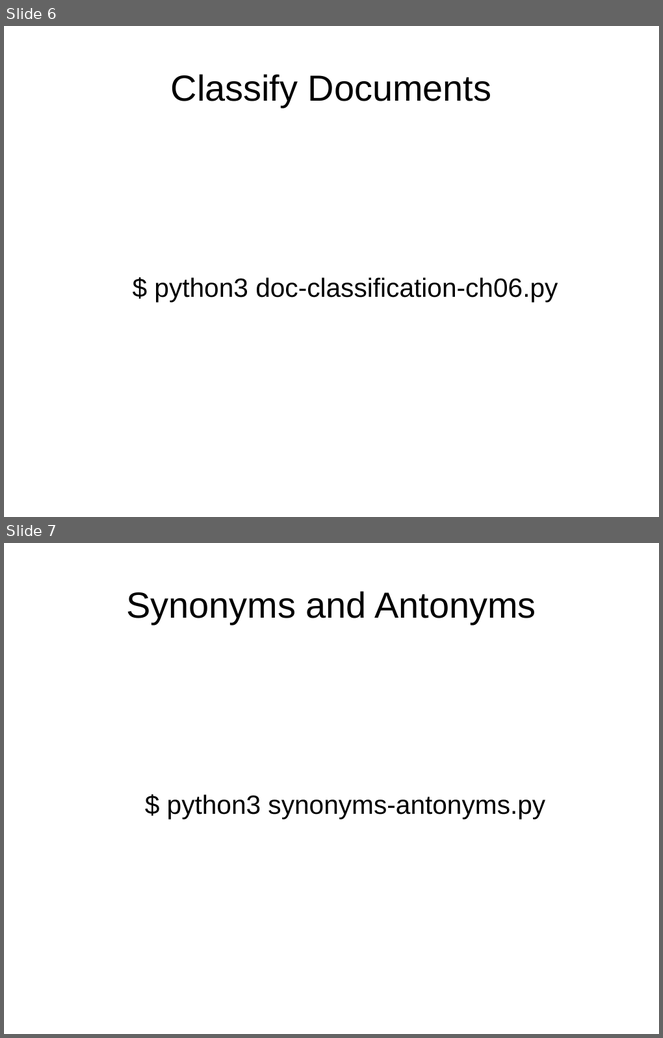
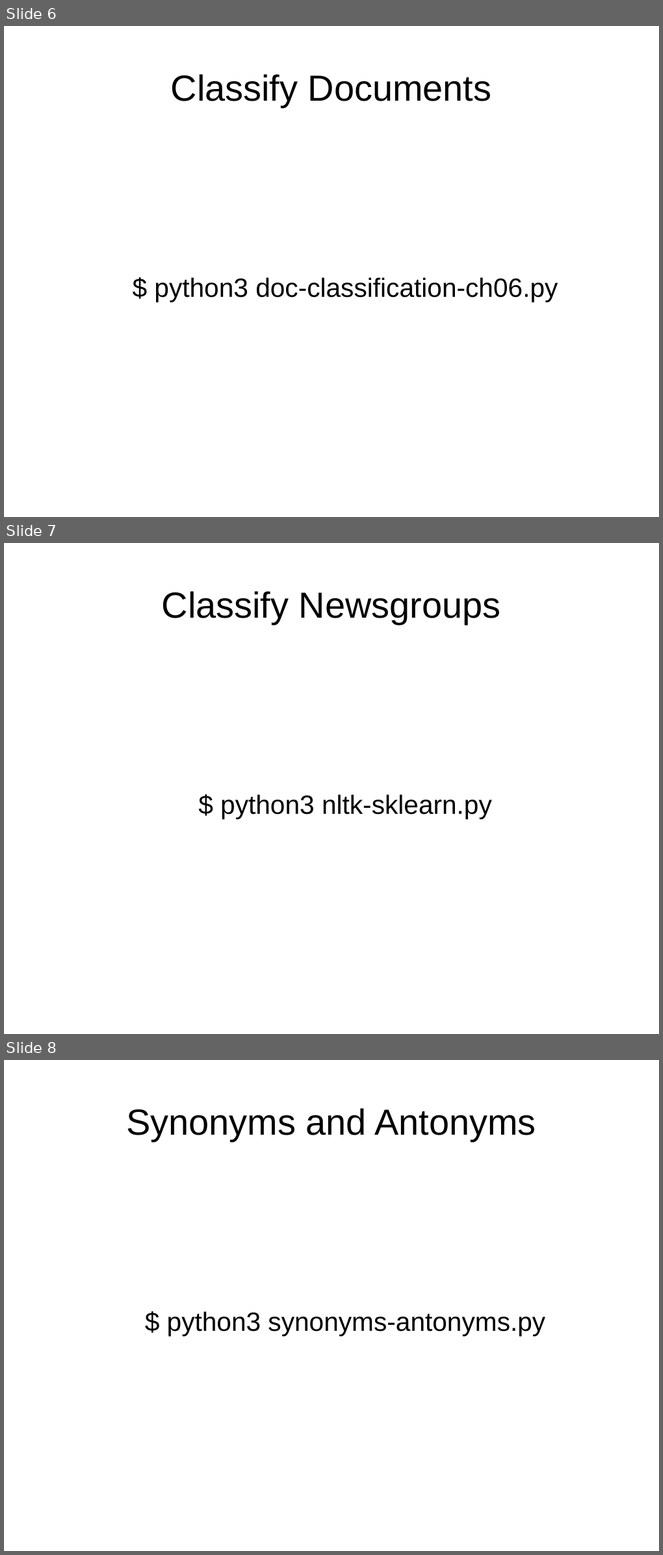
Before and after one commit to davidam/python-examples, a slide deck: presentations/nltk.odp. Shown one above the other, each under a label of ours: slides 6 and 7 before the commit, slides 6, 7 and 8 after it. The pictures are 663x1038 and 663x1555 pixels, drawn with LibreOffice and Linux fonts; fonts in the diff are those of the drawing. Boxes give left, top, right and bottom in pixels: in the first picture for what was removed or moved away, otherwise in the second. Text is boxed around its words. In the diff, an @@ line names an element or a change of style, - is before the commit and + after.

Commit message:
nltk.odp: some improvements

```diff
--- a/presentations/nltk.odp
+++ b/presentations/nltk.odp
@@ slide 7 added at [4,543,659,1034], background #FFFFFF @@
@@ title added at [162,591,501,624], 44 pt, text #000000 @@
+Classify Newsgroups
@@ text added at [220,795,492,819], 32 pt, text #000000 @@
+$ python3 nltk-sklearn.py
@@ what was slide 7 is now slide 8 @@
```
Also in this commit, not shown: 1 slide changed.
